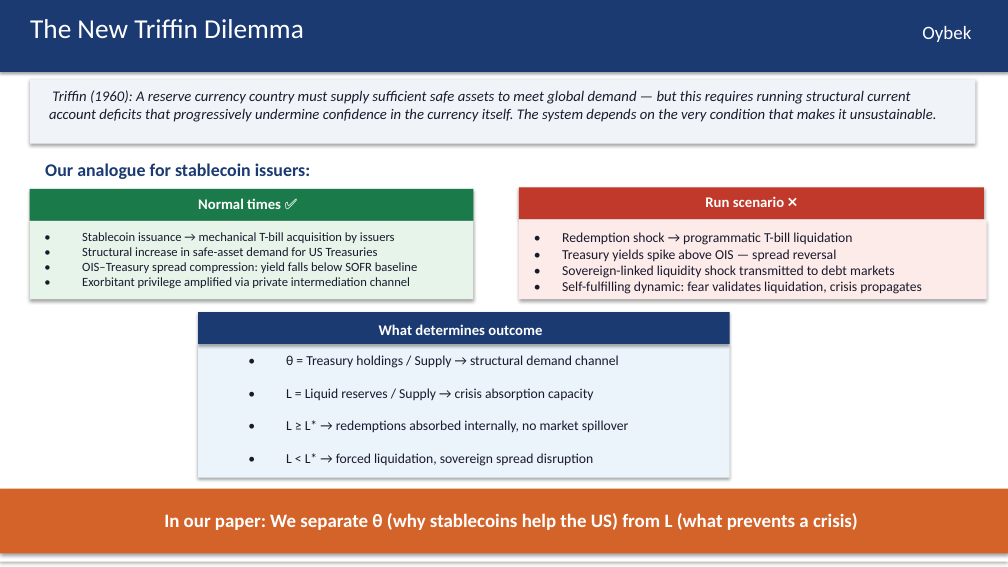
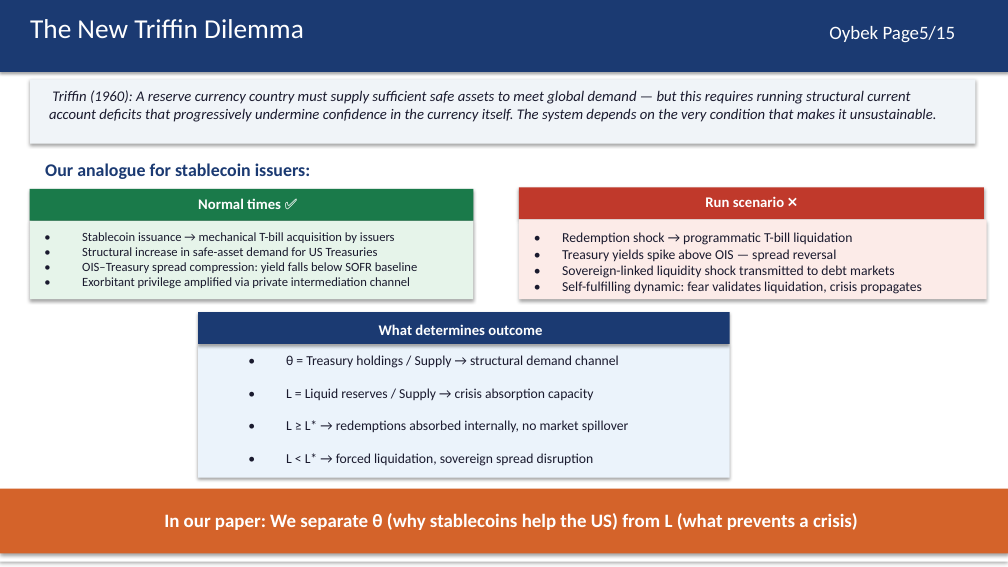
Before and after one commit to kimmireu0921/Stablecoins-and-the-Exorbitant-Privilege, a slide deck: slide 5 of FINAL_0512_Stablecoin_Exorbitant_Privilege.pptx. Drawn at 1008x567 pixels with LibreOffice and Linux fonts; fonts in the diff are those of the drawing. Boxes give left, top, right and bottom in pixels: in the first picture for what was removed or moved away, otherwise in the second. Text is boxed around its words. In the diff, an @@ line names an element or a change of style, - is before the commit and + after.

```diff
--- a/FINAL_0512_Stablecoin_Exorbitant_Privilege.pptx
+++ b/FINAL_0512_Stablecoin_Exorbitant_Privilege.pptx
@@ text at (829,26,956,43): text changed @@
-Oybek
+Oybek Page5/15
```
Also in this commit, not shown: 12 other slides changed.
